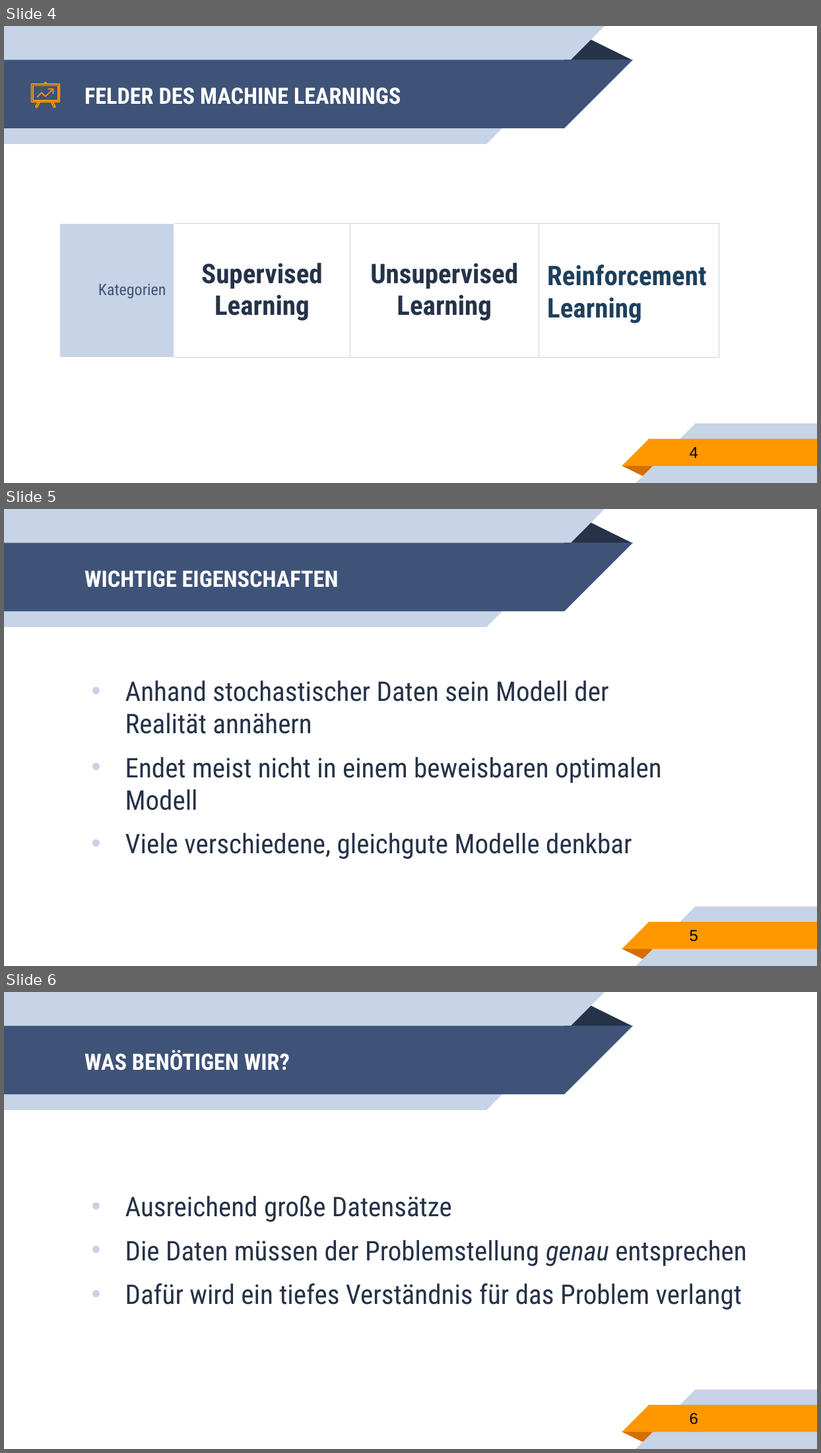
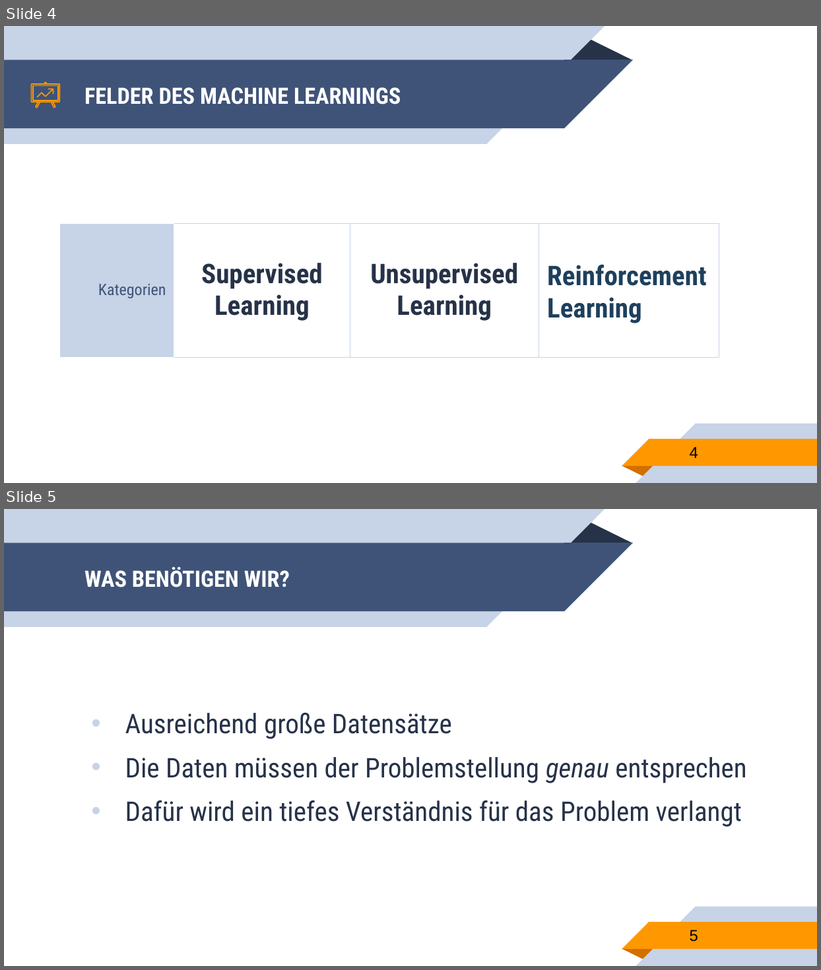
Before and after one commit to franneck94/UdemyML, a slide deck: lectures/MachineLearning.pptx. Shown one above the other, each under a label of ours: slides 4, 5 and 6 before the commit, slides 4 and 5 after it. The pictures are 821x1453 and 821x970 pixels, drawn with LibreOffice and Linux fonts; fonts in the diff are those of the drawing. Boxes give left, top, right and bottom in pixels: in the first picture for what was removed or moved away, otherwise in the second. Text is boxed around its words. In the diff, an @@ line names an element or a change of style, - is before the commit and + after.

```diff
--- a/lectures/MachineLearning.pptx
+++ b/lectures/MachineLearning.pptx
@@ slide 5 removed at box(4, 509, 817, 966), background #FFFFFF; not listed: 10 template elements that a slide beside it also shows @@
@@ title removed at box(85, 570, 339, 588) @@
-WICHTIGE EIGENSCHAFTEN
@@ text removed at box(125, 681, 661, 859) @@
-• Anhand stochastischer Daten sein Modell der Realität annähern
-• Endet meist nicht in einem beweisbaren optimalen Modell
-• Viele verschiedene, gleichgute Modelle denkbar
@@ page number removed at box(690, 930, 698, 942) @@
-5
@@ what was slide 6 is now slide 5 @@
@@ page number at box(690, 930, 698, 942): text changed @@
-6
+5
```
Also in this commit, not shown: 1 slide changed, 2 other files.
